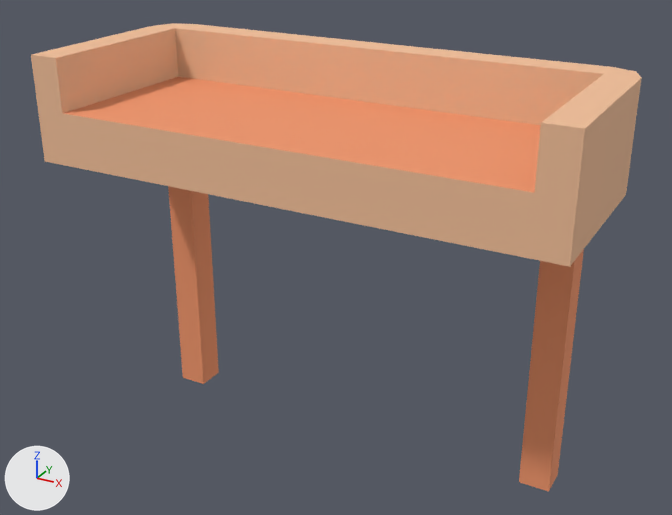
The glTF model assets/kenney/citycommercial/detail-overhang.glb: old version first, new version second.
One viewpoint serves both versions: a 50 mm camera at (0.394, -0.854, 0.569) aimed at (0.003, -0.142, 0.213). Arrows for +X, +Y and +Z are at lower left; the lights stay in place. The first picture is the older version.

In view in the first picture: 'detail-overhang'.
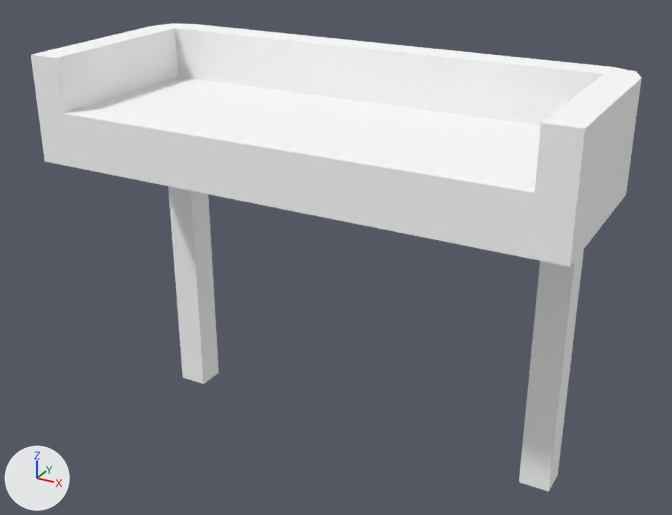
The newer file is also turned or shifted as a whole; pictures and numbers use the older file's frame.

Changed parts and their boxes [x1, y1, x2, y2] in the pictures (672 x 515 px):
'detail-overhang', recoloured (lighter)
    both: [31, 23, 641, 491]

The edits, one by one:
Material 'colormap.132' (mat_colormap_132) is new.
Its base color is (1.0, 1.0, 1.0) (white #ffffff).
Its roughness is 1.0.
me_detail_overhang has 40 vertices, 64 faces and spans x -0.25..0.25, y -0.25..-0.05, z 0.0..0.4.
me_detail_overhang no longer uses material mat_colormap.
me_detail_overhang gains material mat_colormap_132 (white #ffffff).
